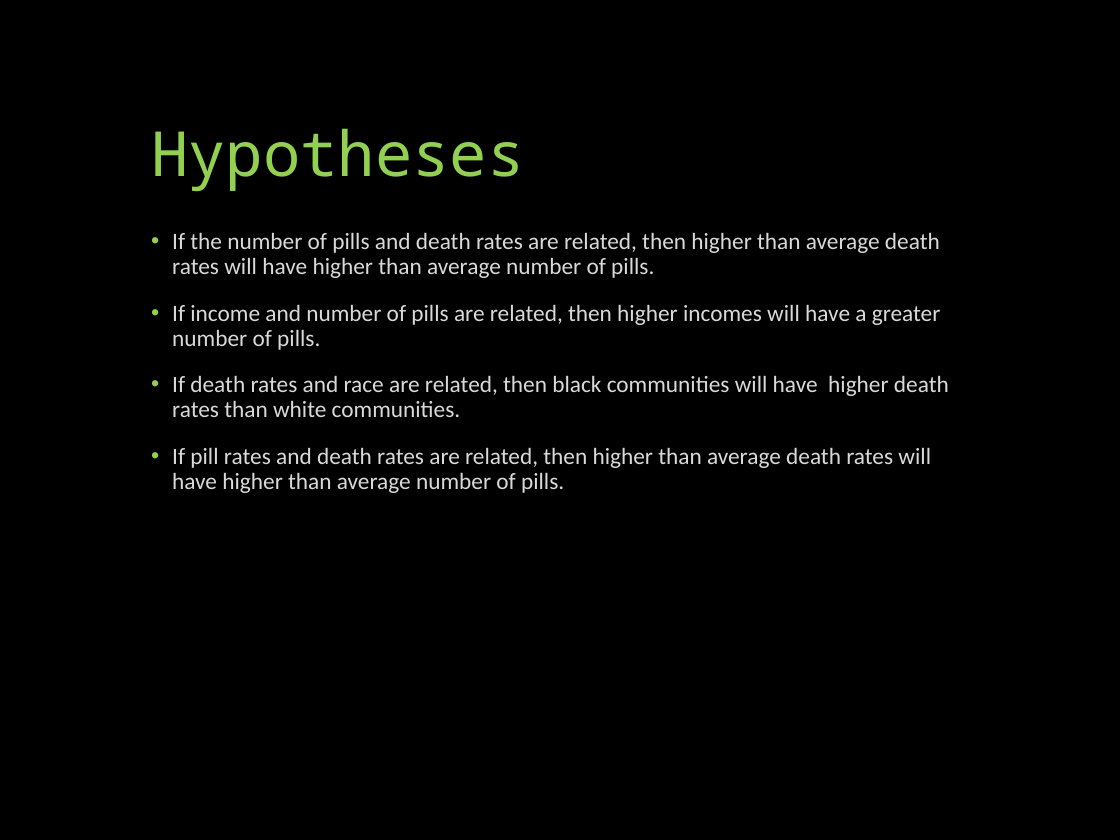
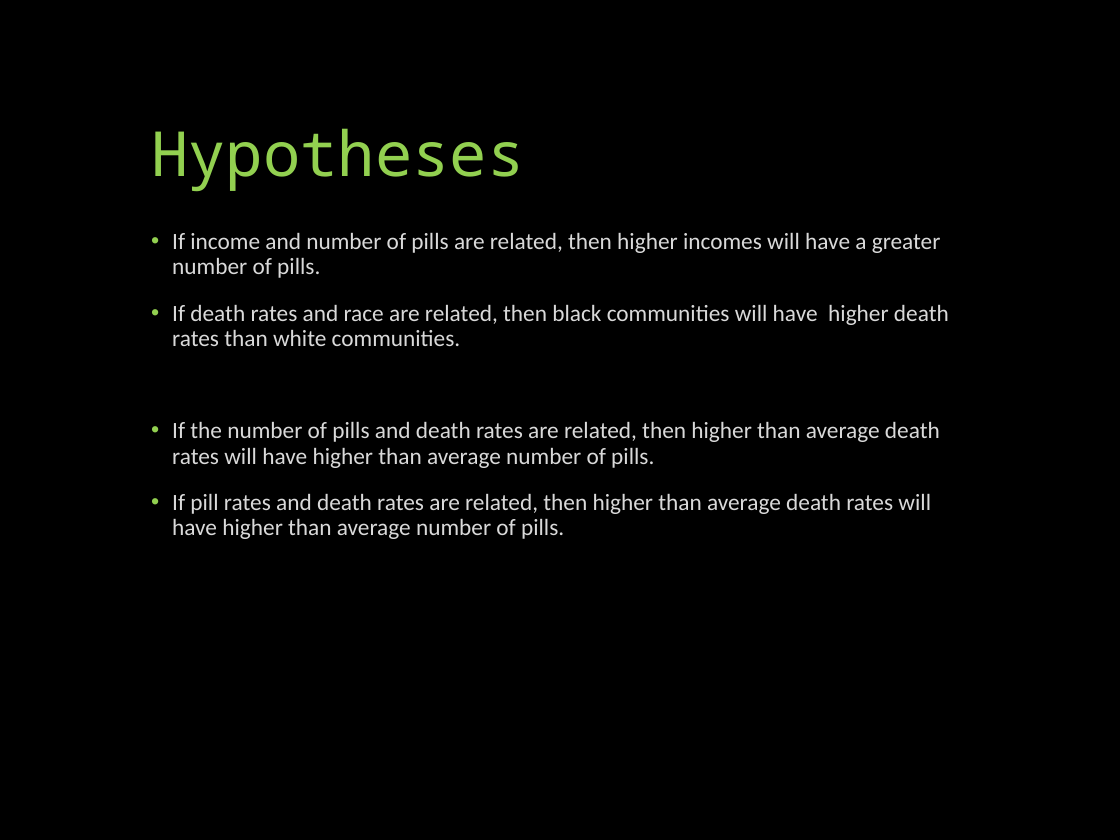
Before and after one commit to davidjaimes/pain-pills-in-the-usa, a slide deck: slide 3 of Prescription Pain Pills.pptx. Drawn at 1120x840 pixels with LibreOffice and Linux fonts; fonts in the diff are those of the drawing. Boxes give left, top, right and bottom in pixels: in the first picture for what was removed or moved away, otherwise in the second. Text is boxed around its words. In the diff, an @@ line names an element or a change of style, - is before the commit and + after.

```diff
--- a/Prescription Pain Pills.pptx
+++ b/Prescription Pain Pills.pptx
@@ text at bbox=[172, 233, 940, 278]: paragraph removed @@
-• If the number of pills and death rates are related, then higher than average death rates will have higher than average number of pills.
@@ text at bbox=[172, 422, 940, 468]: paragraph added @@
+• If the number of pills and death rates are related, then higher than average death rates will have higher than average number of pills.
```
Also in this commit, not shown: 2 other slides changed, 1 other file.
